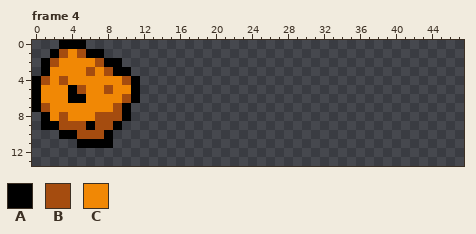
Pixel-art file: assets/sprites/bigasteroid.aseprite. The first picture shows the starting point.
64x64 pixels, 4 frames. Shown: frame 4: x 0..47, y 0..13.
Palette (. is transparent): A #000000  B #a54c0f  C #f18805
Pixels before, frame 4, first column x 0:
 0 ...AAA......
 1 ..ABCBAA....
 2 .ABCCCCBAA..
 3 .ACCCCBCBAA.
 4 ABCBCCCCCCBA
 5 ACCCABCCBCCA
 6 ACCCAACCCCBA
 7 ABCCCCCCCBA.
 8 .ACBCCCBBBA.
 9 .AABBBABBA..
10 ...AABBBA...
11 .....AAAA...
After the commit:
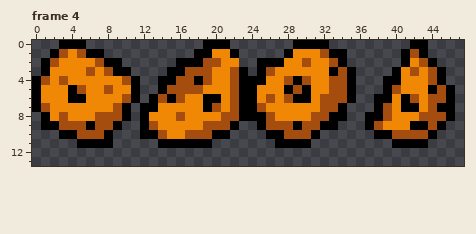
Change:
Frame 4:
The author put colour A in row 0 at x 19 to 21, 29 to 32 and 42 to 43; in row 1 at x 18 to 19, 22, 28, 33 to 34, 41 and 43; in row 2 at x 16 to 18, 25 to 27, 34, 41 and 44; in row 3 at x 15 to 16, 23, 25, 33, 35, 40 and 45; in row 4 at x 14 to 15, 18, 23 to 25, 29, 35, 39 to 40 and 45; in row 5 at x 14, 23 to 24, 28, 30, 35, 39, 44 and 46.
The author put colour A in row 6 at x 13, 15, 19 to 20, 23 to 24, 29 to 30, 35, 38 to 39, 41 and 46; in row 7 at x 12 to 13, 19, 23 to 24, 34, 38, 41 to 42 and 45 to 46; in row 8 at x 12, 23 to 25, 33 to 34, 37 to 38 and 46; in row 9 at x 12, 22, 25, 29, 32 to 33, 37, 42 to 43 and 45; in row 10 at x 12 to 13, 20 to 21, 26 to 27, 31, 38 to 39 and 44; in row 11 at x 14 to 19, 27 to 30 and 40 to 43.
The author put colour B in row 1 at x 32 and 42; in row 2 at x 19 to 20, 30, 33 and 43; in row 3 at x 17 to 19, 22, 26, 34, 42 and 44; in row 4 at x 16 to 17, 19, 22, 28, 30, 33 to 34 and 44; in row 5 at x 15 to 18, 22, 29, 33 to 34, 40 and 45; in row 6 at x 14, 16, 22, 26, 28, 32 to 34, 42 and 44 to 45.
The author put colour B in row 7 at x 20, 22, 25, 32 to 33, 39 and 44; in row 8 at x 16, 21 to 22, 26, 31 to 32, 39 and 43 to 45; in row 9 at x 13, 19 to 21, 26 to 28, 30 to 31, 38 and 44; in row 10 at x 14, 17 to 19, 28 to 30 and 40 to 43.
The author put colour C in row 1 at x 20 to 21 and 29 to 31; in row 2 at x 21 to 22, 28 to 29, 31 to 32 and 42; in row 3 at x 20 to 21, 27 to 32, 41 and 43; in row 4 at x 20 to 21, 26 to 27, 31 to 32 and 41 to 43; in row 5 at x 19 to 21, 25 to 27, 31 to 32 and 41 to 43; in row 6 at x 17 to 18, 21, 25, 27, 31, 40 and 43.
The author put colour C in row 7 at x 14 to 18, 21, 26 to 31, 40 and 43; in row 8 at x 13 to 15, 17 to 20, 27 to 30 and 40 to 42; in row 9 at x 14 to 18 and 39 to 41; in row 10 at x 15 to 16.
